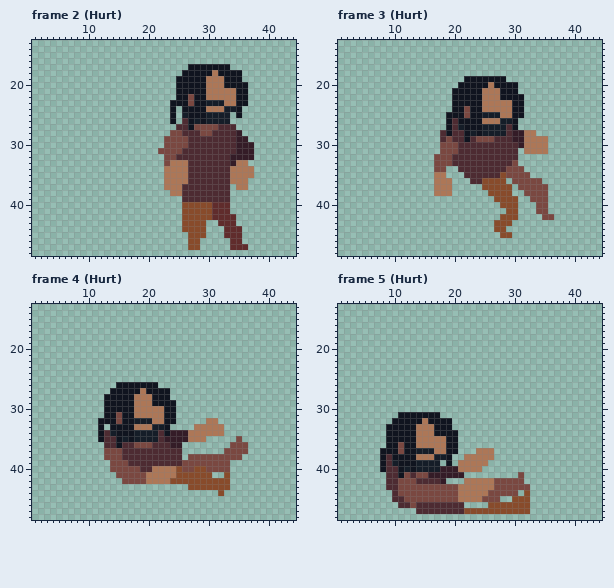
Pixel-art file -- MagaraJam5/Assets/Sprites/Npc/Villager/Villager.aseprite. This is how it looked before the edit.
64x64 pixels, 35 frames. Shown: frame 2 (Hurt): x 1..44, y 13..48; frame 3 (Hurt): x 1..44, y 13..48; frame 4 (Hurt): x 1..44, y 13..48; frame 5 (Hurt): x 1..44, y 13..48. The commit also changed other frames, which this record leaves out.
Once edited:
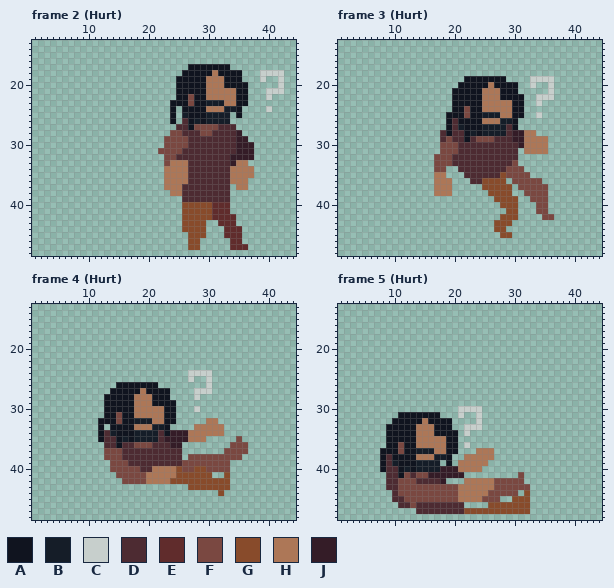
Palette (. is transparent): A #10141f  B #151d28  C #c7cfcc  D #4d2b32  E #602c2c  F #7a4841  G #884b2b  H #ad7757  J #341c27
Change:
Frame 2 (Hurt), layer "Layer 10":
y 18: x 39..42 .... -> CCCC
y 19: x 39 . -> C; x 42 . -> C
y 20: x 42 . -> C
y 21: x 40..42 ... -> CCC
y 22: x 40 . -> C
y 24: x 40 . -> C
Frame 3 (Hurt), layer "Layer 10":
y 19: x 33..36 .... -> CCCC
y 20: x 33 . -> C; x 36 . -> C
y 21: x 36 . -> C
y 22: x 34..36 ... -> CCC
y 23: x 34 . -> C
y 25: x 34 . -> C
Frame 4 (Hurt), layer "Layer 10":
y 24: x 27..30 .... -> CCCC
y 25: x 27 . -> C; x 30 . -> C
y 26: x 30 . -> C
y 27: x 28..30 ... -> CCC
y 28: x 28 . -> C
y 30: x 28 . -> C
Frame 5 (Hurt), layer "Layer 10":
y 30: x 21..24 .... -> CCCC
y 31: x 21 . -> C; x 24 . -> C
y 32: x 24 . -> C
y 33: x 22..24 ... -> CCC
y 34: x 22 . -> C
y 36: x 22 . -> C
Boxes around the changes in both pictures, in picture pixels (x1, y1, x2, y2):
added: (260, 70, 284, 112)
added: (530, 76, 554, 118)
added: (188, 370, 212, 412)
added: (458, 406, 482, 448)
